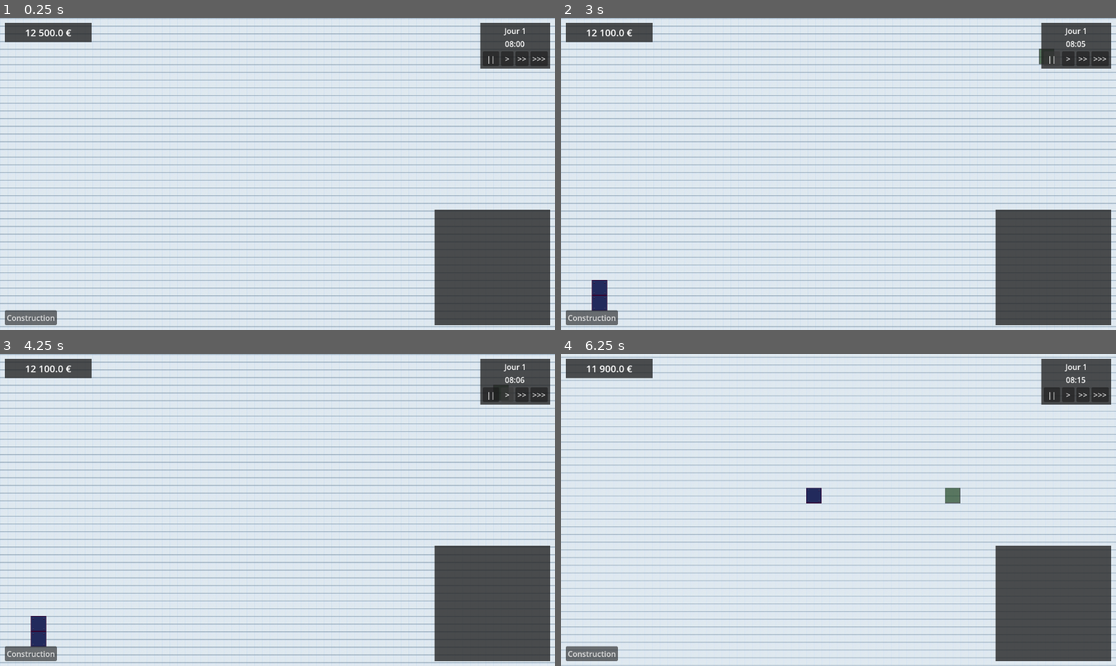
Above: before the commit, frames 1-4 (two rows, left to right).
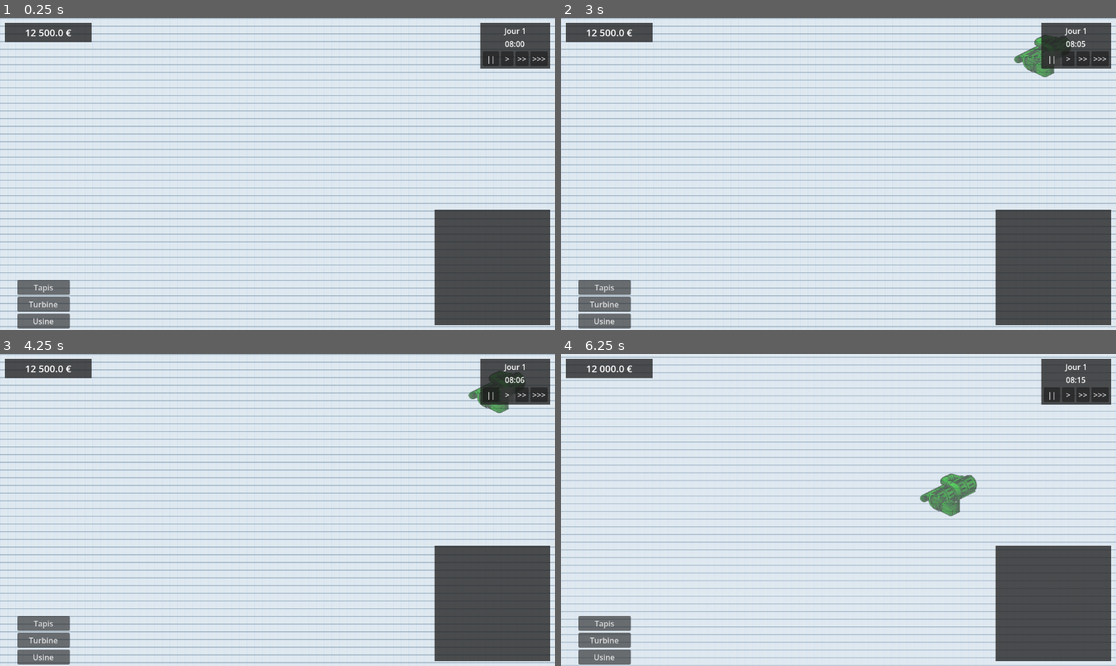
Above: after the commit, the same moments.

Repository: AApoLLoo/Projet
Game: Godot game, scene res://scene/level.tscn
Same seed, same stepped clock (60 frames per second), same inputs: the game is played once before the commit and once after it.
Inputs (mouse positions are in pixels of both pictures, inside the frame that each line leads up to):
- Up to frame 1 (0.25 s): no input
- Up to frame 2 (3 s): click "Construction" (after the commit: "Usine") at 0.5 s; click (605, 286) at 1.25 s, where only the run after the commit has a clickable "Tapis"; click (605, 305) at 2 s, where only the run after the commit has a clickable "Turbine"; click "||" at 2.75 s
- Up to frame 3 (4.25 s): click ">" at 3.5 s
- Up to frame 4 (6.25 s): click ">>" at 4.25 s; click ">>>" at 5 s; tap Enter at 5.75 s; move the mouse to (960, 494) at 5.77 s; hold D from 5.78 s (still down); tap Down (camera_down) at 5.85 s; click (960, 494) at 5.92 s

The runs differ from the first frame. In frame 1, 1.3% of the frame differs, in the area x 0-13%, y 83-100%; in frame 2, 2.0%; in frame 3, 1.8%; in frame 4, 2.3%, in the area x 0-75%, y 3-100%.

Commit message:
Add build menu and animated turbine/belt
Adds turbine sprite asset and its import metadata, updates belt image, and configures turbine_2d.tscn with AtlasTexture frames and SpriteFrames for animation. Reworks HUD and hud.tscn to include a build menu (buttons for Factory, Belt, Turbine) and updates buildings_data with entries for belt and turbine (costs and frame counts). Adds UI wiring: HUD.gd now starts building via _start_building_process, and lab_editor.gd exposes build menu/button nodes and toggles the menu visibility. BuildingManager.start_building gains an optional frames_count parameter and sets preview_sprite.hframes/frame so animated sprites display correctly; also adds a debug print when placing a building. Small UI layout/text adjustments (button labels/localization) and minor formatting/whitespace fixes.

Diff:
--- a/scene/ASSET/turbine_2d.tscn
+++ b/scene/ASSET/turbine_2d.tscn
@@ -1,5 +1,66 @@
 [gd_scene format=3 uid="uid://c2gxv2swfb4mu"]
+
+[ext_resource type="Texture2D" uid="uid://cl1akoi1t5mdv" path="res://asset/Turbine Animation 0006.png" id="1_8a1ny"]
+
+[sub_resource type="AtlasTexture" id="AtlasTexture_1b01t"]
+atlas = ExtResource("1_8a1ny")
+region = Rect2(0, 0, 149, 108)
+
+[sub_resource type="AtlasTexture" id="AtlasTexture_7d53e"]
+atlas = ExtResource("1_8a1ny")
+region = Rect2(149, 0, 149, 108)
+
+[sub_resource type="AtlasTexture" id="AtlasTexture_vlkjo"]
+atlas = ExtResource("1_8a1ny")
+region = Rect2(298, 0, 149, 108)
+
+[sub_resource type="AtlasTexture" id="AtlasTexture_2cjve"]
+atlas = ExtResource("1_8a1ny")
+region = Rect2(447, 0, 149, 108)
+
+[sub_resource type="AtlasTexture" id="AtlasTexture_46nj5"]
+atlas = ExtResource("1_8a1ny")
+region = Rect2(596, 0, 149, 108)
+
+[sub_resource type="AtlasTexture" id="AtlasTexture_inlhx"]
+atlas = ExtResource("1_8a1ny")
+region = Rect2(745, 0, 149, 108)
+
+[sub_resource type="AtlasTexture" id="AtlasTexture_chkey"]
+atlas = ExtResource("1_8a1ny")
+region = Rect2(894, 0, 149, 108)
+
+[sub_resource type="SpriteFrames" id="SpriteFrames_ixlcy"]
+animations = [{
+"frames": [{
+"duration": 1.0,
+"texture": SubResource("AtlasTexture_1b01t")
+}, {
+"duration": 1.0,
+"texture": SubResource("AtlasTexture_7d53e")
+}, {
+"duration": 1.0,
+"texture": SubResource("AtlasTexture_vlkjo")
+}, {
+"duration": 1.0,
+"texture": SubResource("AtlasTexture_2cjve")
+}, {
+"duration": 1.0,
+"texture": SubResource("AtlasTexture_46nj5")
+}, {
+"duration": 1.0,
+"texture": SubResource("AtlasTexture_inlhx")
+}, {
+"duration": 1.0,
+"texture": SubResource("AtlasTexture_chkey")
+}],
+"loop": true,
+"name": &"default",
+"speed": 5.0
+}]
 
 [node name="Turbine2D" type="Node2D" unique_id=263519013]
 
 [node name="AnimatedSprite2D" type="AnimatedSprite2D" parent="." unique_id=1900461012]
+sprite_frames = SubResource("SpriteFrames_ixlcy")
+autoplay = "default"
--- a/scene/hud.tscn
+++ b/scene/hud.tscn
@@ -134,17 +134,28 @@
 horizontal_alignment = 1
 vertical_alignment = 1
 
-[node name="BuildMenuContainer" type="MarginContainer" parent="." unique_id=2133594692]
+[node name="BuildMenuContainer" type="VBoxContainer" parent="." unique_id=1150902757]
+unique_name_in_owner = true
 anchors_preset = 2
 anchor_top = 1.0
 anchor_bottom = 1.0
-offset_top = -40.0
-offset_right = 40.0
+offset_left = 36.0
+offset_top = -47.0
+offset_right = 145.0
+offset_bottom = -3.0
 grow_vertical = 0
-theme_override_constants/margin_left = 10
-theme_override_constants/margin_bottom = 10
+
+[node name="BtnBuildBelt" type="Button" parent="BuildMenuContainer" unique_id=559379114]
+unique_name_in_owner = true
+layout_mode = 2
+text = "Tapis"
+
+[node name="BtnBuildTurbine" type="Button" parent="BuildMenuContainer" unique_id=1270201037]
+unique_name_in_owner = true
+layout_mode = 2
+text = "Turbine"
 
 [node name="BtnBuildFactory" type="Button" parent="BuildMenuContainer" unique_id=1572101387]
 unique_name_in_owner = true
 layout_mode = 2
-text = "Construction"
+text = "Usine"
--- a/scene/lab_editor.gd
+++ b/scene/lab_editor.gd
@@ -1,4 +1,12 @@
 extends Control
+# 1. On déclare le conteneur et le bouton principal
+@onready var btn_toggle_build_menu: Button = %BtnToggleBuildMenu # Votre bouton "Construction" principal
+@onready var build_menu_container: VBoxContainer = %BuildMenuContainer # Le conteneur qui cache les structures
+
+# Les sous-boutons présents dans le conteneur
+@onready var btn_build_factory: Button = %BtnBuildFactory
+@onready var btn_build_belt: Button = %BtnBuildBelt
+@onready var btn_build_turbine: Button = %BtnBuildTurbine
 
 @onready var _gravity_slider: HSlider = $CenterContainer/PanelContainer/MarginContainer/Content/GravitySlider
 @onready var _gravity_value: Label = $CenterContainer/PanelContainer/MarginContainer/Content/GravityValue
@@ -13,55 +21,62 @@
 @onready var _message_dialog: AcceptDialog = $MessageDialog
 
 var _active_settings: Dictionary = {}
+@onready var day_label: Label = %DayLabel
+
 
 func _ready() -> void:
-    _active_settings = SettingsManager.get_settings()
-    _update_ui_from_settings()
+	_active_settings = SettingsManager.get_settings()
+	_update_ui_from_settings()
 
-    _gravity_slider.value_changed.connect(_on_gravity_changed)
-    _temp_slider.value_changed.connect(_on_temp_changed)
-    _friction_slider.value_changed.connect(_on_friction_changed)
+	_gravity_slider.value_changed.connect(_on_gravity_changed)
+	_temp_slider.value_changed.connect(_on_temp_changed)
+	_friction_slider.value_changed.connect(_on_friction_changed)
 
-    _apply_button.pressed.connect(_on_apply_pressed)
-    _reset_button.pressed.connect(_on_reset_pressed)
-    _back_button.pressed.connect(_on_back_pressed)
+	_apply_button.pressed.connect(_on_apply_pressed)
+	_reset_button.pressed.connect(_on_reset_pressed)
+	_back_button.pressed.connect(_on_back_pressed)
+# 2. Cliquer sur "Construction" affiche ou masque le conteneur
+	btn_toggle_build_menu.pressed.connect(func():
+		build_menu_container.visible = not build_menu_container.visible
+	)
+
 
 func _update_ui_from_settings() -> void:
-    _gravity_slider.value = SettingsManager._to_float(_active_settings.get("physics_gravity", 9.8), 9.8)
-    _temp_slider.value = SettingsManager._to_float(_active_settings.get("physics_temperature", 20.0), 20.0)
-    _friction_slider.value = SettingsManager._to_float(_active_settings.get("physics_friction", 1.0), 1.0)
+	_gravity_slider.value = SettingsManager._to_float(_active_settings.get("physics_gravity", 9.8), 9.8)
+	_temp_slider.value = SettingsManager._to_float(_active_settings.get("physics_temperature", 20.0), 20.0)
+	_friction_slider.value = SettingsManager._to_float(_active_settings.get("physics_friction", 1.0), 1.0)
 
-    _on_gravity_changed(_gravity_slider.value)
-    _on_temp_changed(_temp_slider.value)
-    _on_friction_changed(_friction_slider.value)
+	_on_gravity_changed(_gravity_slider.value)
+	_on_temp_changed(_temp_slider.value)
+	_on_friction_changed(_friction_slider.value)
 
 func _on_gravity_changed(val: float) -> void:
-    _gravity_value.text = String.num(val, 1) + " m/s²"
+	_gravity_value.text = String.num(val, 1) + " m/s²"
 
 func _on_temp_changed(val: float) -> void:
-    _temp_value.text = String.num(val, 1) + " °C"
+	_temp_value.text = String.num(val, 1) + " °C"
 
 func _on_friction_changed(val: float) -> void:
-    _friction_value.text = String.num(val, 1)
+	_friction_value.text = String.num(val, 1)
 
 func _on_apply_pressed() -> void:
-    _active_settings["physics_gravity"] = _gravity_slider.value
-    _active_settings["physics_temperature"] = _temp_slider.value
-    _active_settings["physics_friction"] = _friction_slider.value
+	_active_settings["physics_gravity"] = _gravity_slider.value
+	_active_settings["physics_temperature"] = _temp_slider.value
+	_active_settings["physics_friction"] = _friction_slider.value
 
-    SettingsManager.update_settings(_active_settings)
-    _show_message("Parametres appliques avec succes.")
+	SettingsManager.update_settings(_active_settings)
+	_show_message("Parametres appliques avec succes.")
 
 func _on_reset_pressed() -> void:
-    SettingsManager.reset_to_defaults()
-    _active_settings = SettingsManager.get_settings()
-    _update_ui_from_settings()
+	SettingsManager.reset_to_defaults()
+	_active_settings = SettingsManager.get_settings()
+	_update_ui_from_settings()
 
 func _on_back_pressed() -> void:
-    var error: Error = get_tree().change_scene_to_file(SettingsManager.get_return_scene_path())
-    if error != OK:
-        push_error("Erreur retour: " + str(error))
+	var error: Error = get_tree().change_scene_to_file(SettingsManager.get_return_scene_path())
+	if error != OK:
+		push_error("Erreur retour: " + str(error))
 
 func _show_message(text: String) -> void:
-    _message_dialog.dialog_text = text
-    _message_dialog.popup_centered()
+	_message_dialog.dialog_text = text
+	_message_dialog.popup_centered()
--- a/script/BuildingManager.gd
+++ b/script/BuildingManager.gd
@@ -15,10 +15,17 @@
 	preview_sprite.z_index = 10 # Assure que le fantôme reste visible par-dessus le sol
 	add_child(preview_sprite)
 
-func start_building(scene: PackedScene, cost: float, texture: Texture2D) -> void:
+# --- MODIFICATION ICI : Ajout de frames_count ---
+func start_building(scene: PackedScene, cost: float, texture: Texture2D, frames_count: int = 1) -> void:
 	factory_scene = scene
 	factory_cost = cost
 	preview_sprite.texture = texture
+
+	# --- NOUVEAU : Découpe l'image animée ---
+	preview_sprite.hframes = frames_count
+	preview_sprite.frame = 0 # Affiche seulement la première image
+	# ----------------------------------------
+
 	preview_sprite.visible = true
 	is_building = true
 
@@ -38,6 +45,7 @@
 	# Clic gauche pour placer l'usine
 	if event is InputEventMouseButton and event.button_index == MOUSE_BUTTON_LEFT and event.pressed:
 		_try_place_building()
+		print("JE POSE LE BATIMENT !")
 		get_viewport().set_input_as_handled()
 
 func _process(_delta: float) -> void:
--- a/script/HUD.gd
+++ b/script/HUD.gd
@@ -8,23 +8,37 @@
 @onready var btn_x1: Button = %BtnX1
 @onready var btn_x2: Button = %BtnX2
 @onready var btn_x4: Button = %BtnX4
+
+# --- NOUVEAUX BOUTONS DE CONSTRUCTION ---
+@onready var btn_toggle_build_menu: Button = %BtnBuildFactory # Le bouton "Construction" principal
+@onready var build_menu_container: VBoxContainer = %BuildMenuContainer # Le conteneur (menu déroulant)
+
 @onready var btn_build_factory: Button = %BtnBuildFactory
+@onready var btn_build_belt: Button = %BtnBuildBelt
+@onready var btn_build_turbine: Button = %BtnBuildTurbine
 
-# Dictionnaire regroupant les données des différents bâtiments à construire
+# --- DICTIONNAIRE MIS À JOUR ---
+# --- DICTIONNAIRE MIS À JOUR ---
 var buildings_data = {
 	"factory": {
 		"scene": preload("res://scene/factory.tscn"),
 		"texture": preload("res://asset/IndustrialTile_14.png"),
-		"cost": 200.0 # Prix modifiable ici
+		"cost": 200.0,
+		"frames": 1 # C'est une image simple
+	},
+	"belt": {
+		"scene": preload("res://scene/ASSET/belt/beltmid.tscn"),
+		"texture": preload("res://asset/belt-mid.png"),
+		"cost": 50.0,
+		"frames": 4# Il y a 4 images collées
+	},
+	"turbine": {
+		"scene": preload("res://scene/turbine_2d.tscn"),
+		"texture": preload("res://asset/Turbine Animation base.png"),
+		"cost": 500.0,
+		"frames": 6# Il y a 4 images collées
 	}
-	# Vous pourrez ajouter d'autres bâtiments ici :
-	# "conveyor": {
-	# 	"scene": preload("res://scene/conveyor.tscn"),
-	# 	"texture": preload("res://asset/conveyor_texture.png"),
-	# 	"cost": 150.0
-	# }
 }
-
 @onready var minimap_camera: Camera2D = %MinimapCamera
 
 func _ready() -> void:
@@ -50,13 +64,31 @@
 	var minute: int = int((TimeManager.current_time - hour) * 60)
 	_update_time_display(hour, minute)
 
-	# Bouton Construction
+	# --- GESTION DU MENU DE CONSTRUCTION ---
+	# 1. Cliquer sur "Construction" affiche ou masque le conteneur
+
+
+	# 2. Les sous-boutons lancent la construction
 	btn_build_factory.pressed.connect(func():
-		var building_manager = get_tree().current_scene.find_child("BuildingManager", true, false)
-		if building_manager:
-			var data = buildings_data["factory"]
-			building_manager.start_building(data["scene"], data["cost"], data["texture"])
+		print("Clic sur USINE !")
+		_start_building_process("factory")
 	)
+
+	btn_build_belt.pressed.connect(func():
+		print("Clic sur TAPIS !")
+		_start_building_process("belt")
+	)
+
+	btn_build_turbine.pressed.connect(func():
+		print("Clic sur TURBINE !")
+		_start_building_process("turbine")
+	)
+# --- NOUVELLE FONCTION ---
+func _start_building_process(building_type: String) -> void:
+	var building_manager = get_tree().current_scene.find_child("BuildingManager", true, false)
+	if building_manager:
+		var data = buildings_data[building_type]
+		building_manager.start_building(data["scene"], data["cost"], data["texture"])
 
 func _process(_delta: float) -> void:
 	# Synchroniser la caméra de la minimap avec la caméra principale
Binary file added: asset/Turbine Animation base.png
Not shown, added: asset/Turbine Animation base.png.import
Binary file changed: asset/belt-mid.png
